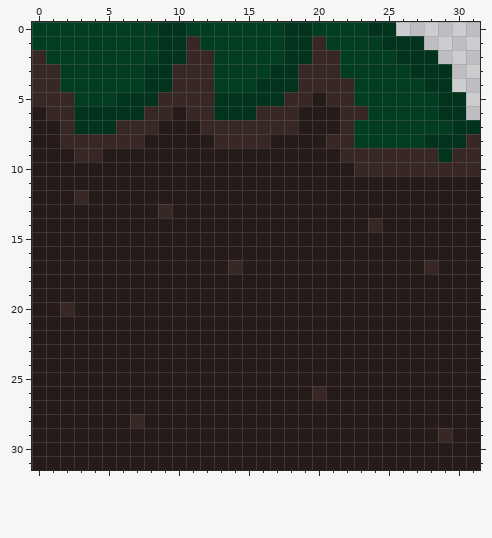
Edited in one commit: pixel-art sprite (HowAboutSpikes/HowAboutSpikes.gmx/sprites/images/grassBlockRC_spr_0.png). This is how it looked before the edit.
The file is 32x32 pixels. Colours within 5 levels of each other are drawn and written as one.
And afterwards:
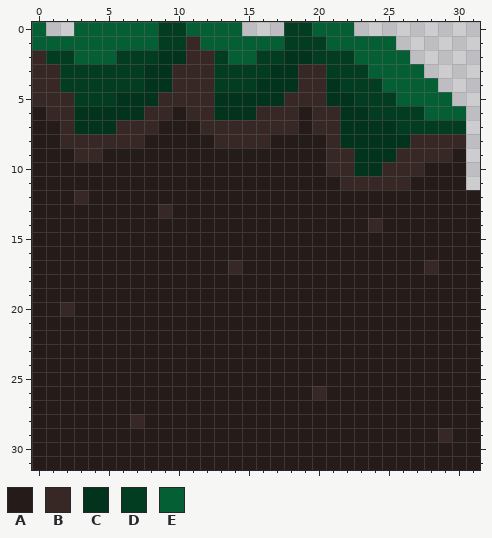
Palette (. is transparent): A #251b18  B #382825  C #02331c  D #033d21  E #046034
Diff:
y 0: x 0..25 DDDDDDDDDCCDDDDDDDCCDDDDCC -> E..EEEEEEDDEEEE...DDEEE...
y 1: x 0..10 DDDDDDDDDCC -> EEEEEEEEEDD; x 12..27 DDDDDDCCBDDDDCCC -> EEEEEEDDDEEEEE..
y 2: x 3..5 DDD -> EEE; x 14..15 DD -> EE; x 20..21 BB -> DD; x 23..28 DDDCCC -> EEEE..
y 3: x 21 B -> D; x 24..29 DDDCCC -> EEEE..
y 4: x 21..22 BB -> CD; x 25..29 DDDCC -> EEEE.
y 5: x 20..22 ABB -> BCC; x 26..30 DDDCC -> EEEE.
y 6: x 20..23 AABB -> BBCC; x 28..30 DCC -> EEE
y 7: x 20..25 AABDDD -> BBCCCC; x 30..31 CC -> D.
y 8: x 22..31 BDDDDDCCCB -> CCCCCBBBB.
y 9: x 21 A -> B; x 23..25 BBB -> CCC; x 29..31 CBB -> BA.
y 10: x 21..24 AABB -> BBCC; x 28..31 BBBB -> AAA.
y 11: x 22..26 AAAAA -> BBBBB; x 31 A -> .
Where, in picture pixels (left, top, right, bottom), the same in both pictures:
changed: (32, 22, 480, 190)
